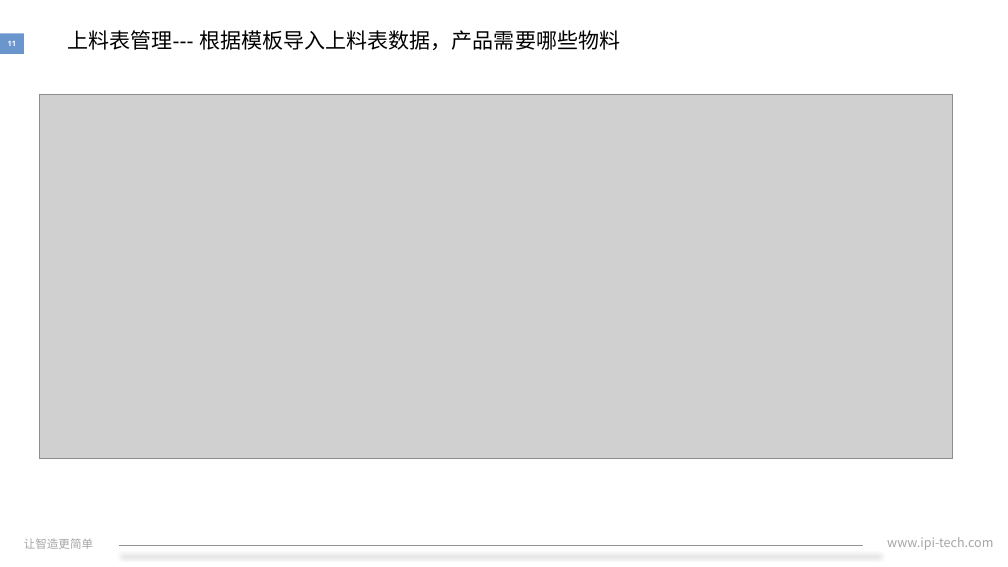
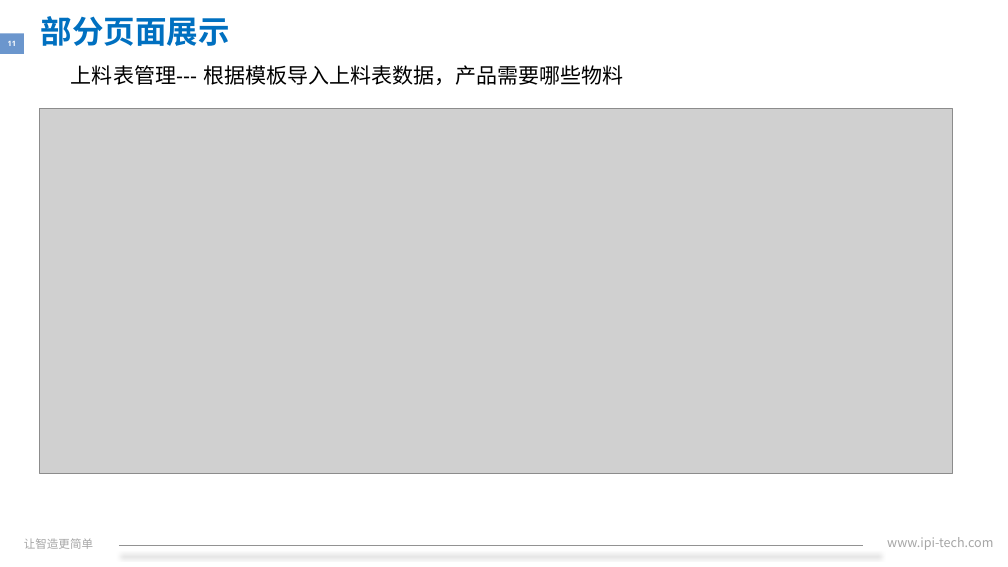
Before and after one commit to xiaozixiang/DocMent, a slide deck: slide 11 of IPI-HR-30-07A转正述职报告.pptx. Drawn at 1008x567 pixels with LibreOffice and Linux fonts; fonts in the diff are those of the drawing; grey boxes stand for pictures; background and template pictures are left out. Boxes give left, top, right and bottom in pixels: in the first picture for what was removed or moved away, otherwise in the second. Text is boxed around its words. In the diff, an @@ line names an element or a change of style, - is before the commit and + after.

```diff
--- a/IPI-HR-30-07A转正述职报告.pptx
+++ b/IPI-HR-30-07A转正述职报告.pptx
@@ text added at (41, 16, 230, 46), 30 pt, text #0070C0, bold @@
+部分页面展示
@@ text "上料表管理--- 根据模板导入上料表数据，产品需要哪些物料": place and size @@
-text "上料表管理--- 根据模板导入上料表数据，产品需要哪些物料" at (67, 30, 621, 50)
+text "上料表管理--- 根据模板导入上料表数据，产品需要哪些物料" at (71, 65, 624, 85)
@@ picture: place and size @@
-picture at (39, 95, 953, 459)
+picture at (39, 108, 953, 473)
```
Also in this commit, not shown: 15 other slides changed.
